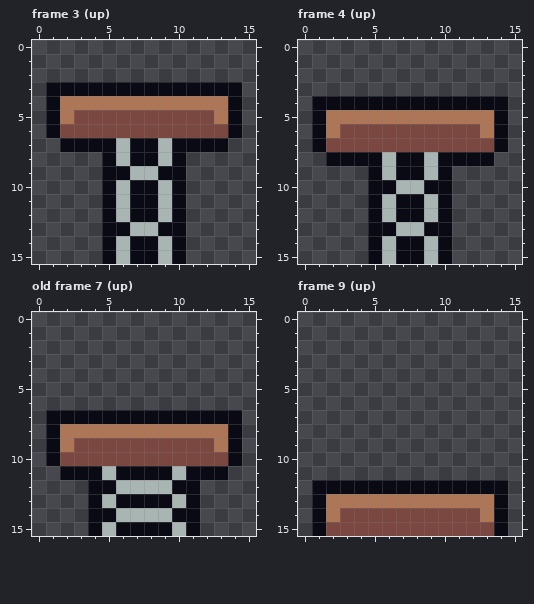
A pixel-art file gets an edit: Assets/Entity/Spring/spring.aseprite. That is the earlier state.
16x16 pixels, 25 frames. Shown: frame 3 (up), frame 4 (up), old frame 7 (up), frame 9 (up). The commit also changed other frames, which this record leaves out.
After the commit:
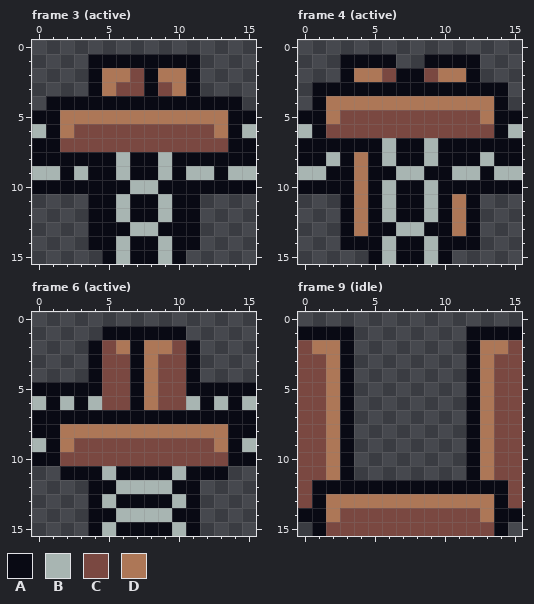
Palette (. is transparent): A #090a14  B #a8b5b2  C #7a4841  D #ad7757
A new or re-ordered frame is compared with the old frame closest to it.
Changes in this commit:
layer "right" added
layer "left" added
layer "up" added
layer "Layer 1" removed
frames re-ordered
Frame 3 (active):
y 1: x 4..11 ........ -> AAAAAAAA
y 2: x 4..11 ........ -> ADDCADDA
y 3: x 1..3 AAA -> ...; x 5..7 AAA -> DCC; x 9..10 AA -> CD; x 12..14 AAA -> ...
y 4: x 2..13 DDDDDDDDDDDD -> AAAAAAAAAAAA
y 5: x 0 . -> A; x 3..12 CCCCCCCCCC -> DDDDDDDDDD; x 15 . -> A
y 6: x 0 . -> B; x 2 C -> D; x 13 C -> D; x 15 . -> B
y 7: x 0..15 ..AAAABAABAAAA.. -> AACCCCCCCCCCCCAA
y 8: x 0..4 ..... -> AAAAA; x 11..15 ..... -> AAAAA
y 9: x 0..4 ..... -> BBABA; x 6..9 ABBA -> BAAB; x 11..15 ..... -> BBABB
y 10: x 0..4 ..... -> AAAAA; x 6..9 BAAB -> ABBA; x 11..15 ..... -> AAAAA
y 11..14: x 4 . -> A; x 11 . -> A
Frame 4 (active), layers "up", "left", "right":
y 1: x 3..6 .... -> AAAA; x 9..12 .... -> AAAA
y 2: x 3..12 .......... -> ADDCAACDDA
y 3: x 1..14 .............. -> AAAAAAAAAAAAAA
y 4: x 2..13 AAAAAAAAAAAA -> DDDDDDDDDDDD
y 5: x 0 . -> A; x 3..12 DDDDDDDDDD -> CCCCCCCCCC; x 15 . -> A
y 6: x 0 . -> B; x 2 D -> C; x 13 D -> C; x 15 . -> B
y 7: x 0 . -> A; x 2..13 CCCCCCCCCCCC -> AAAABAABAAAA; x 15 . -> A
y 8: x 0..2 ..A -> AAB; x 4 A -> D; x 13..15 A.. -> BAA
y 9: x 0..4 ..... -> BBAAD; x 6..9 BAAB -> ABBA; x 11..15 ..... -> BBABB
y 10: x 0..4 ..... -> AAAAD; x 6..9 ABBA -> BAAB; x 11..15 ..... -> AAAAA
y 11..13: x 3..4 .. -> AD; x 11..12 .. -> DA
y 14: x 3..4 .. -> AA; x 11..12 .. -> AA
Frame 6 (active) against old frame 7 (up), layers "left", "right":
y 1: x 5..10 ...... -> AAAAAA
y 2: x 4..11 ........ -> ACDADDCA
y 3..4: x 4..11 ........ -> ACCADCCA
y 5: x 0..15 ................ -> AAAAACCADCCAAAAA
y 6: x 0..15 ................ -> BABABCCADCCBABAB
y 7..8: x 0 . -> A; x 15 . -> A
y 9: x 0 . -> B; x 15 . -> B
y 10: x 0 . -> A; x 15 . -> A
Frame 9 (idle), layers "left", "right":
y 1: x 0..3 .... -> AAAA; x 12..15 .... -> AAAA
y 2: x 0..3 .... -> CDDA; x 12..15 .... -> ADDC
y 3..11: x 0..3 .... -> CCDA; x 12..15 .... -> ADCC
y 12..13: x 0 . -> C; x 15 . -> C
y 14: x 0 . -> A; x 15 . -> A
Pixel boxes of the changes (left, top, right, bottom) in both pictures:
changed: (32, 54, 256, 250)
changed: (298, 54, 522, 250)
added: (32, 326, 256, 466)
added: (298, 326, 354, 522)
added: (466, 326, 522, 522)
